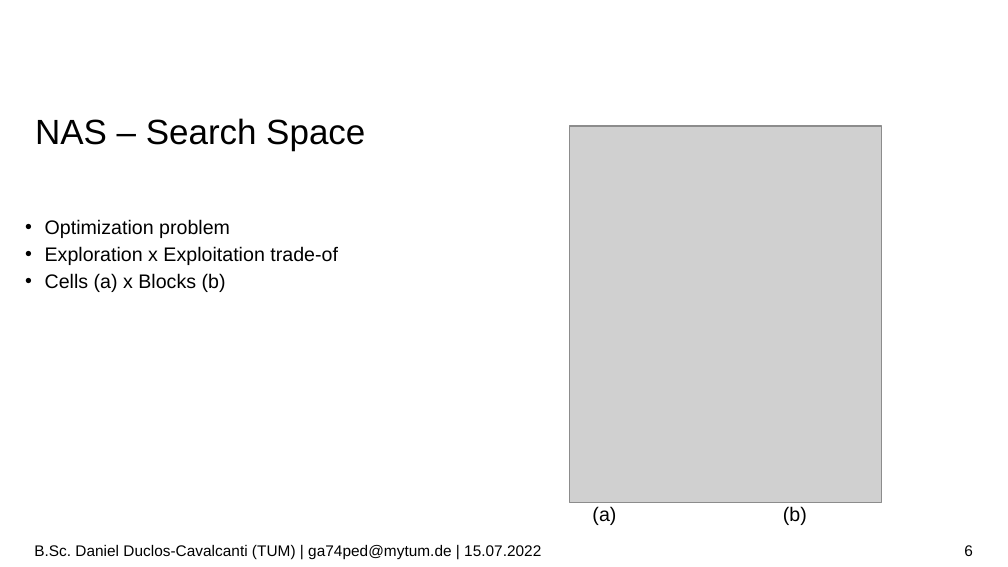
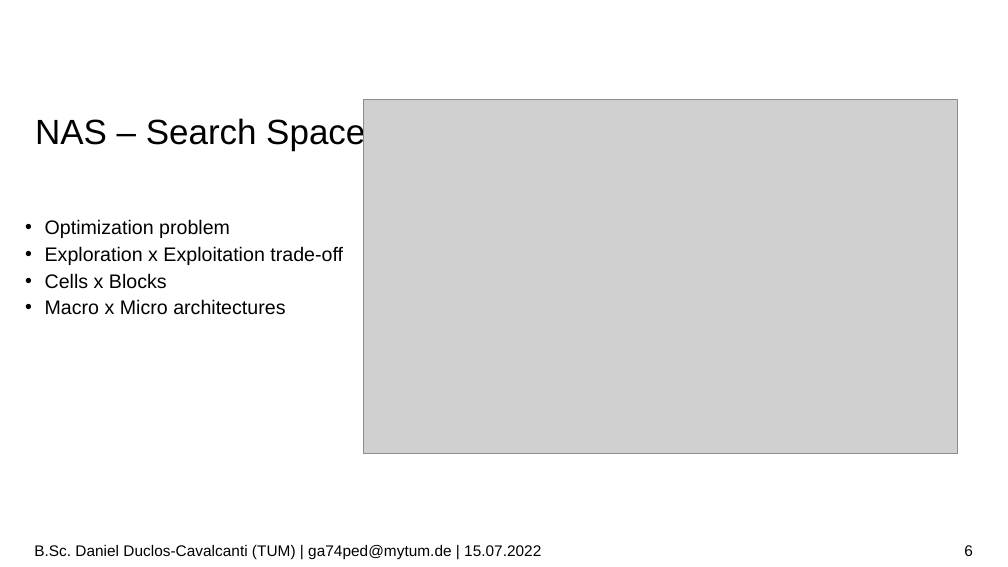
Before and after one commit to duclos-cavalcanti/tum-msei-seminar, a slide deck: slide 6 of pres.odp. Drawn at 1008x567 pixels with LibreOffice and Linux fonts; fonts in the diff are those of the drawing; grey boxes stand for pictures; background and template pictures are left out. Boxes give left, top, right and bottom in pixels: in the first picture for what was removed or moved away, otherwise in the second. Text is boxed around its words. In the diff, an @@ line names an element or a change of style, - is before the commit and + after.

```diff
--- a/pres.odp
+++ b/pres.odp
@@ picture: place and size @@
-picture at [570,126,882,502]
+picture at [364,99,958,454]
@@ text at [45,246,343,315]: text changed @@
-  • Exploration x Exploitation trade-of
-  • Cells (a) x Blocks (b)
+  • Exploration x Exploitation trade-off
+  • Cells x Blocks
+  • Macro x Micro architectures
@@ text removed at [592,506,616,525] @@
-  (a)
@@ text removed at [783,506,807,525] @@
-  (b)
```
Also in this commit, not shown: 9 other slides changed, 2 slides added, 2 other files.
